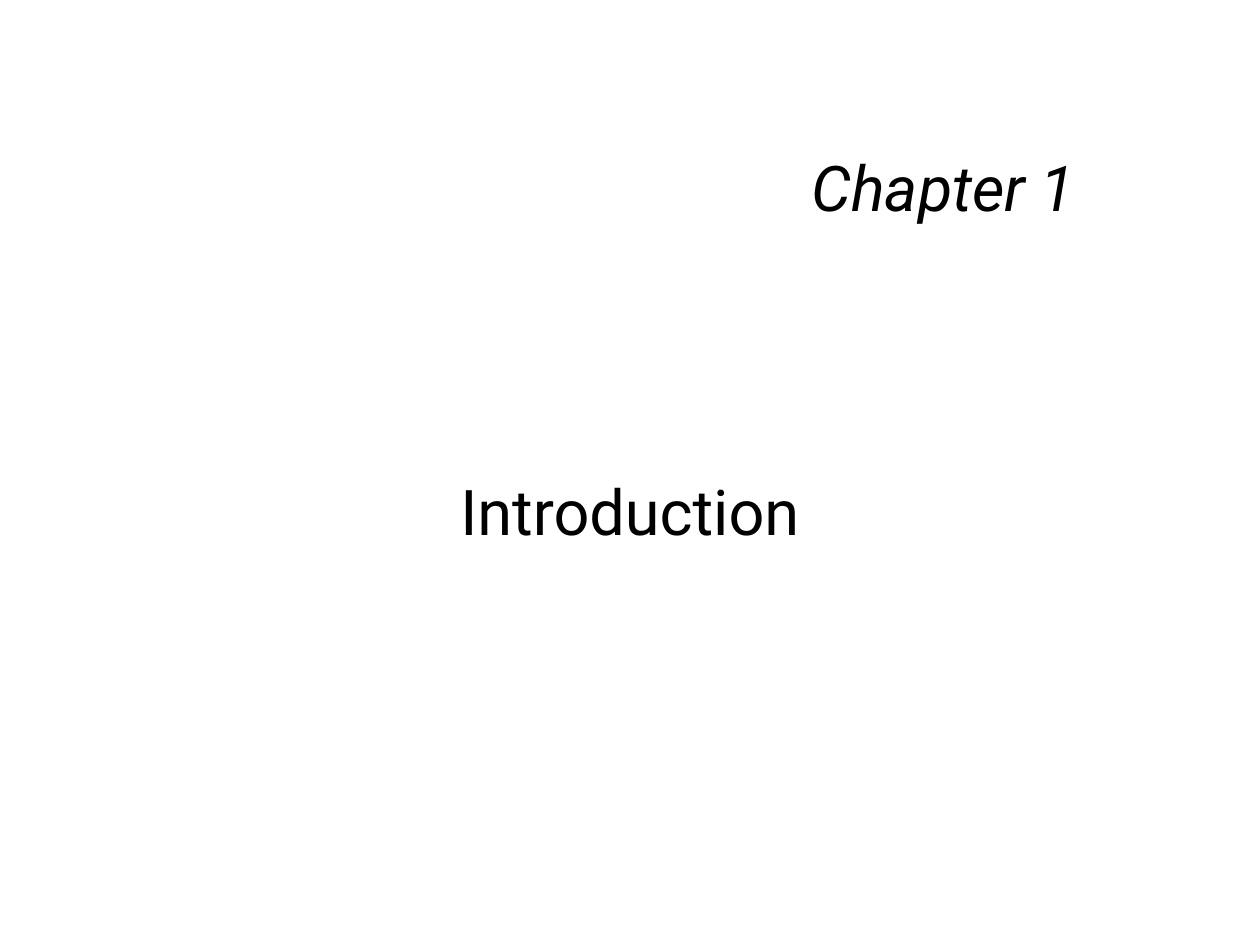
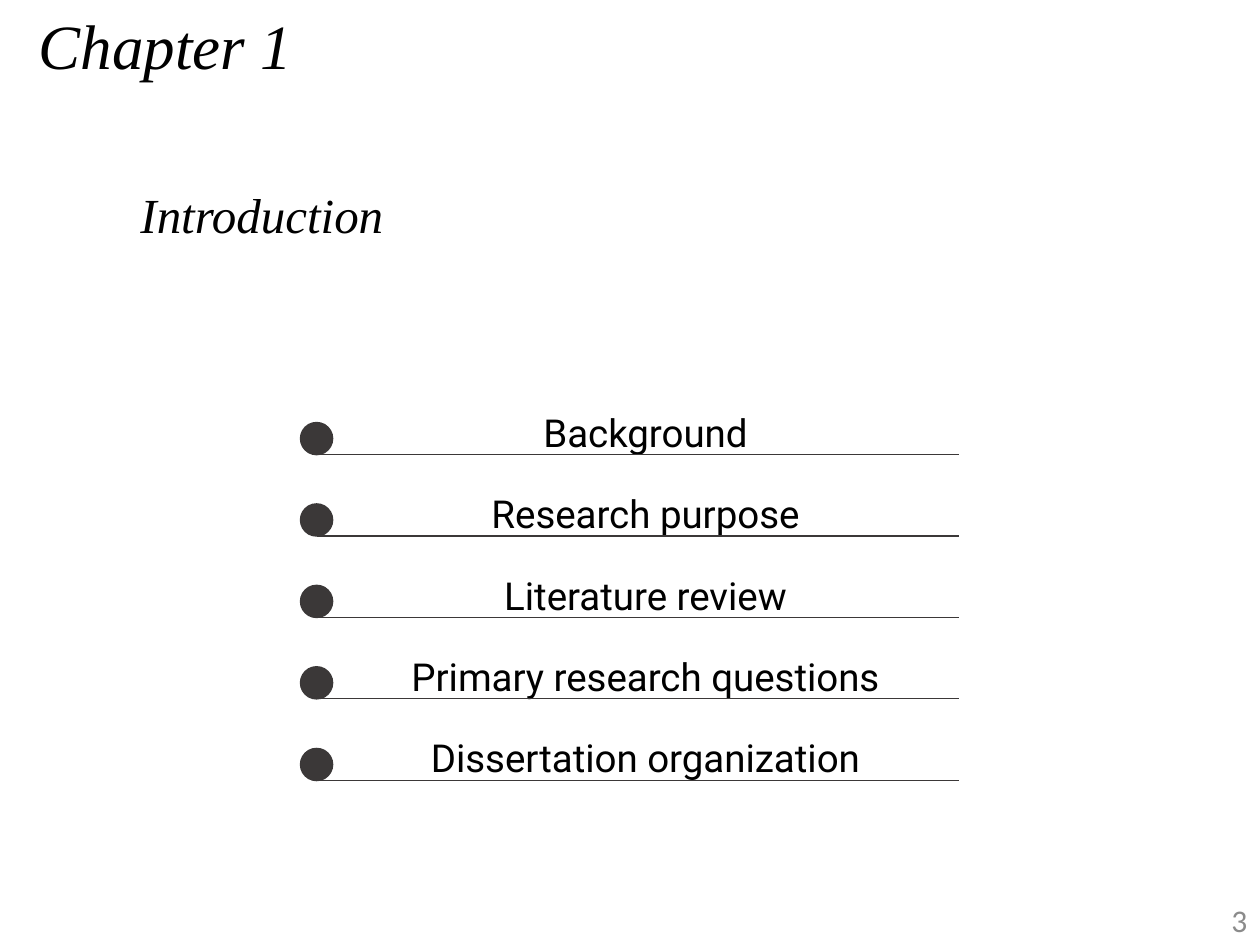
Before and after one commit to 7bder/Thesis, a slide deck: slide 3 of presentation/dissertation.pptx (slide 2 before the commit). Drawn at 1260x945 pixels with LibreOffice and Linux fonts; fonts in the diff are those of the drawing. Boxes give left, top, right and bottom in pixels: in the first picture for what was removed or moved away, otherwise in the second. Text is boxed around its words. In the diff, an @@ line names an element or a change of style, - is before the commit and + after.

```diff
--- a/presentation/dissertation.pptx
+++ b/presentation/dissertation.pptx
@@ text "Chapter 1": place and size @@
-text "Chapter 1" at (812,163,1075,224)
+text "Chapter 1" at (39,25,293,81)
@@ text "Chapter 1" at (39,25,293,81): font Roboto to Times New Roman @@
@@ text "Introduction": place and size @@
-text "Introduction" at (460,487,799,536)
+text "Introduction" at (140,199,383,234)
@@ text "Introduction" at (140,199,383,234): size 36 to 28 pt, font Roboto to Times New Roman, italic on; alignment centre to left; line spacing 1 to 1.5 @@
@@ text added at (543,418,747,455), 22 pt, text #000000 @@
+Background
@@ ellipse added at (301,422,333,454), fill #3B3838, outline #3B3838 1 pt @@
@@ line added from (316, 455) to (959, 455), #3B3838 0.75 pt @@
@@ ellipse added at (301,504,333,536), fill #3B3838, outline #3B3838 1 pt @@
@@ text added at (491,499,799,537), 22 pt, text #000000 @@
+Research purpose
@@ line added from (316, 536) to (959, 536), #3B3838 0.75 pt @@
@@ ellipse added at (301,586,333,617), fill #3B3838, outline #3B3838 1 pt @@
@@ text added at (504,582,787,618), 22 pt, text #000000 @@
+Literature review
@@ line added from (316, 617) to (959, 617), #3B3838 0.75 pt @@
@@ ellipse added at (301,667,333,698), fill #3B3838, outline #3B3838 1 pt @@
@@ text added at (411,662,879,700), 22 pt, text #000000 @@
+Primary research questions
@@ line added from (316, 699) to (959, 699), #3B3838 0.75 pt @@
@@ ellipse added at (301,748,333,780), fill #3B3838, outline #3B3838 1 pt @@
@@ text added at (431,744,860,781), 22 pt, text #000000 @@
+Dissertation organization
@@ line added from (316, 780) to (959, 780), #3B3838 0.75 pt @@
@@ page number added at (1231,911,1247,932), 18 pt, text #8C8C8C @@
+3
```
Also in this commit, not shown: 2 other slides changed, 78 slides added, 42 other files.
